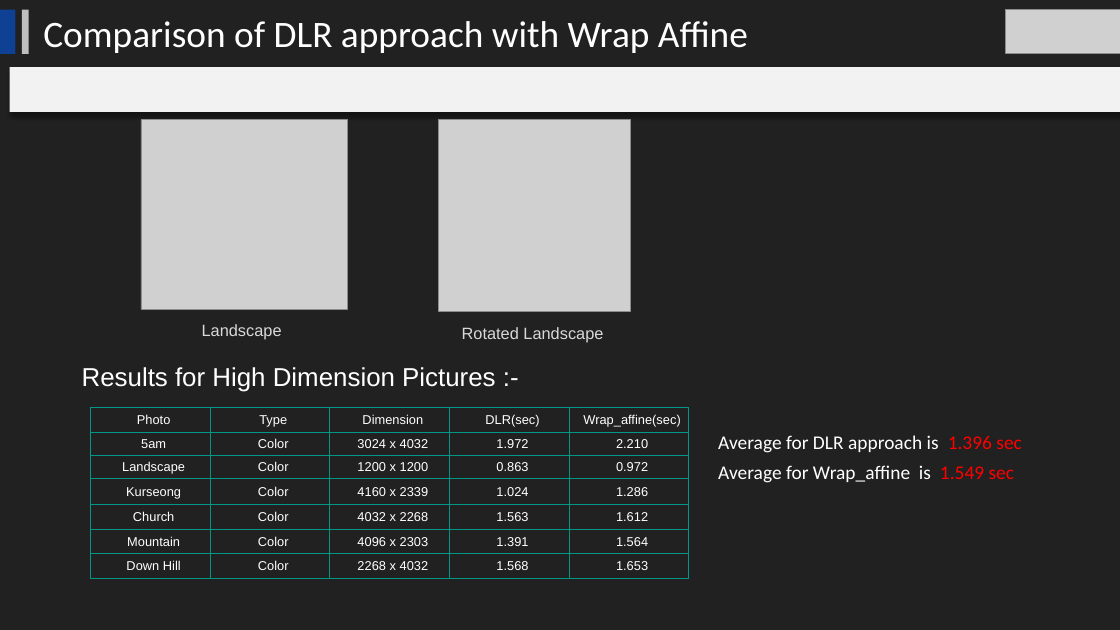
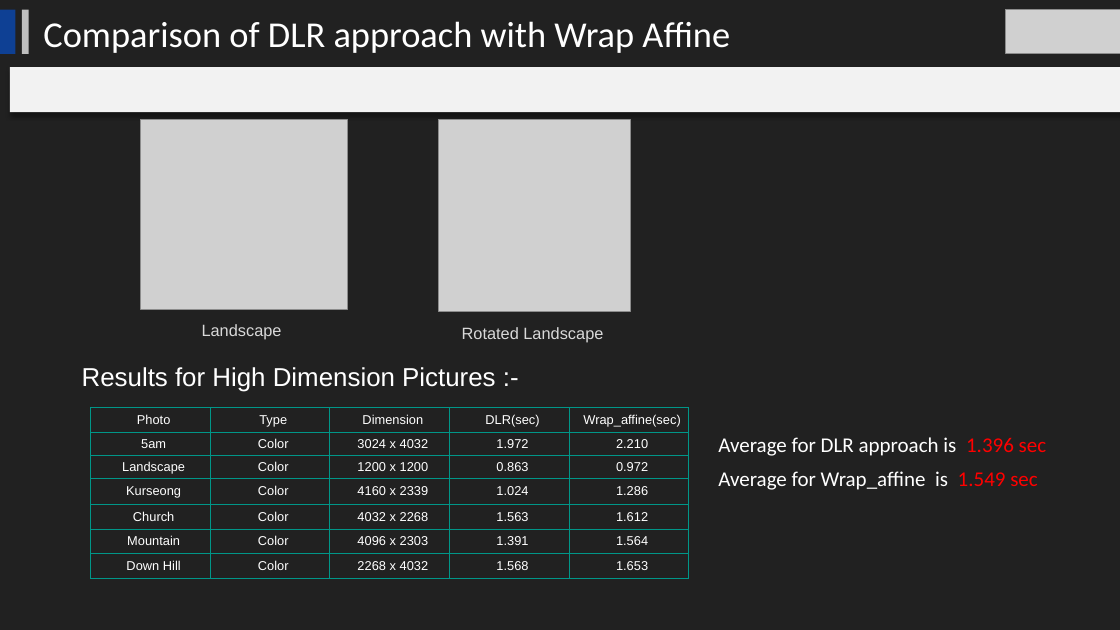
Before and after one commit to BillyDoesDev/fast-image-rotation, a slide deck: slide 83 of PPTS/Merged_Final-PPT.pptx. Drawn at 1120x630 pixels with LibreOffice and Linux fonts; fonts in the diff are those of the drawing; grey boxes stand for pictures. Boxes give left, top, right and bottom in pixels: in the first picture for what was removed or moved away, otherwise in the second. Text is boxed around its words. In the diff, an @@ line names an element or a change of style, - is before the commit and + after.

```diff
--- a/PPTS/Merged_Final-PPT.pptx
+++ b/PPTS/Merged_Final-PPT.pptx
@@ text "Comparison of DLR approach with ..." at [43,21,730,53]: size 32 to 31.2 pt @@
@@ text "Average for DLR approach is ..." at [718,437,1047,490]: size 16.6 to 18 pt; line spacing 0.8 to 0.9 @@
```
Also in this commit, not shown: 70 other slides changed, 2 slides added.
